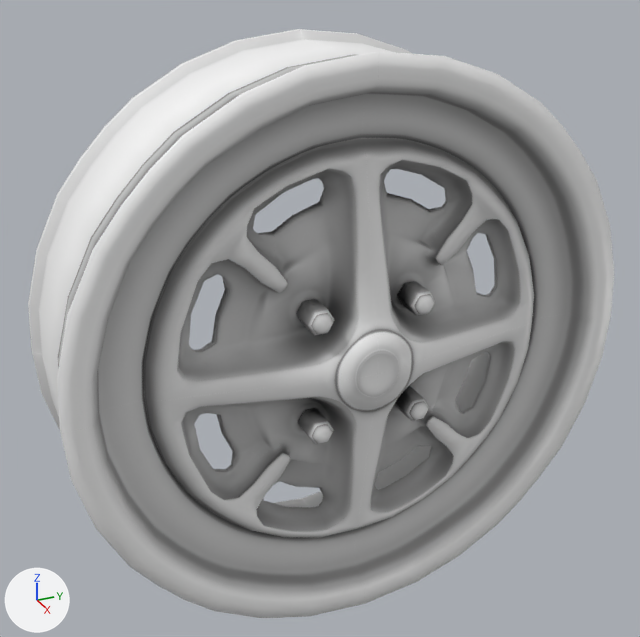
The COLLADA model vehicles/Midget/MG_Rim.dae as it was, and as the next commit left it.
Rendered twice from a camera (50 mm lens) standing at (0.581, -0.276, 0.308) and looking at (-0.01, -0.009, 0.012). The axes (+X, +Y, +Z) are drawn at lower left. The lights are the same throughout.

Names of what the first picture shows: 'rim'.
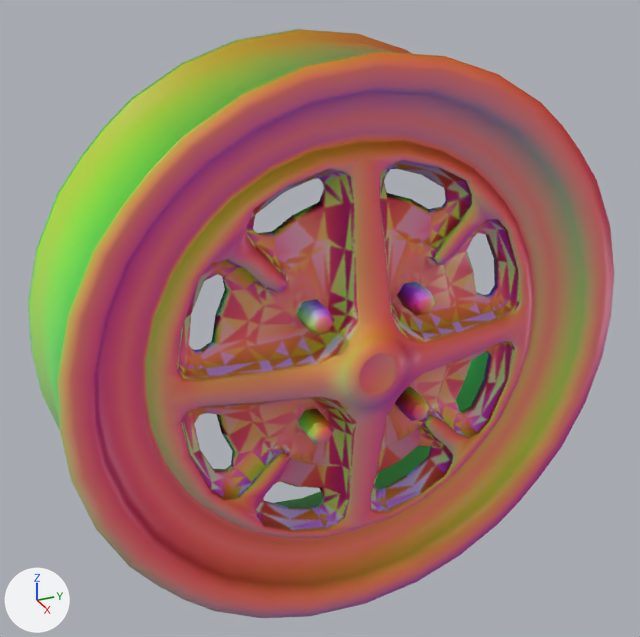
Changed parts and their boxes [x1, y1, x2, y2] in the pictures (640 x 637 px):
'rim', surface changed: [28, 29, 614, 618] in both

What changed in the scene script:
```text
Add img_wheel_png:
    img_wheel_png = load_image('Wheel.png', 'Wheel.png', 2048, 2048, 'sRGB')
Change mat_crome:
    mat_crome.texture: img_untitled_004_png -> img_wheel_png
Change me_circle_033:
    where me_circle_033.from_pydata(...)  # 2008 vertices, 4044 faces; spans x -0.073..0.073, y -0.227..0.227, z -0.227..0.227
    used by ob_rim; location = (0.0, 0.0, 0.0)
    me_circle_033 part 1: texture (UV) coordinates of 4044 of 4044 faces, centred in x -0.073..0.073, y -0.226..0.226, z -0.225..0.225, changed; they spanned u 0.0..1.0, v 0.0..1.0 and now span u 0.0..0.79, v 0.0..1.0
```
